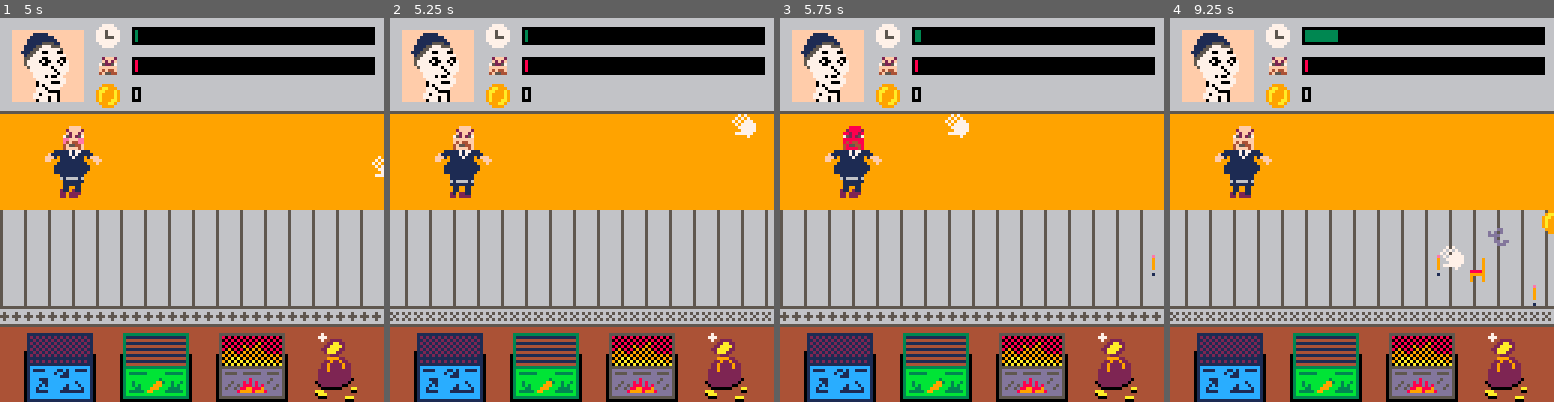
Above: before the commit, frames 1-4 (left to right).
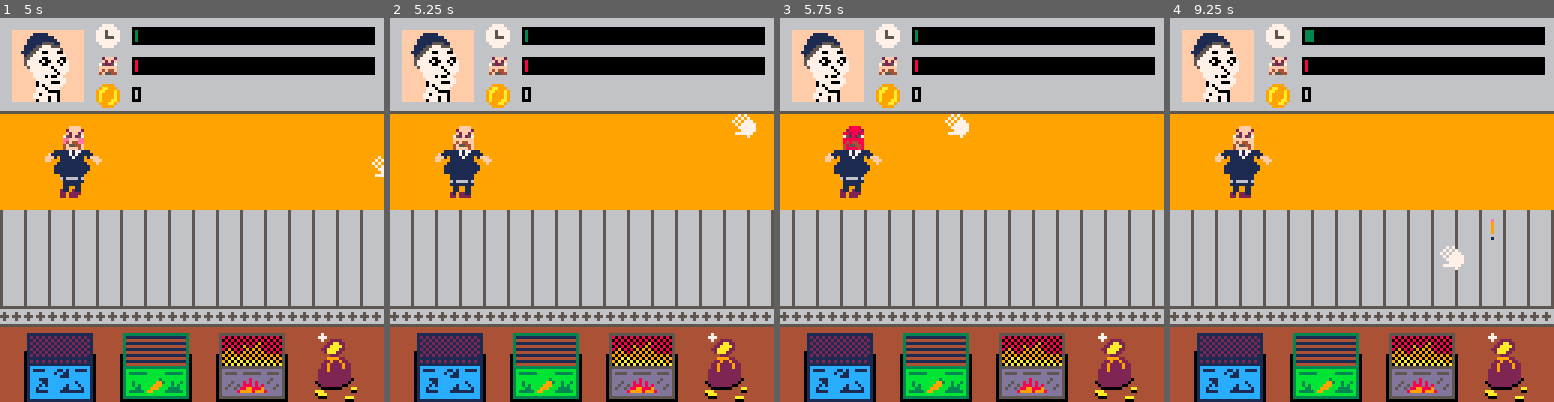
Above: after the commit, the same moments.

Repository: thorny-thorny/parbage
Game: PICO-8 cartridge lej20.p8
The game is run twice, just before and just after one commit, with the same random seed, the same clock (stepped at 60 frames per second) and the same inputs.
Inputs:
- Up to frame 1 (5 s): tap O (Z key) at 0.7, 1.7, 2.1, 2.5, 2.9, 3.3, 3.7, 4.1, 4.5, 4.9 s; hold Right 1.6-2.1 s; hold Up 2.15-2.42 s; hold Right 2.47-3.03 s; hold Left 3.08-3.58 s; hold Down 3.63-3.97 s; hold Right 4.02-4.68 s; hold Up from 4.73 s (still down)
- Up to frame 2 (5.25 s): release Up at 5.03 s; hold Left from 5.08 s (still down)
- Up to frame 3 (5.75 s): tap O (Z key) at 5.3, 5.7 s; release Left at 5.68 s; hold Down from 5.73 s (still down)
- Up to frame 4 (9.25 s): release Down at 6.03 s; hold Right 6.08-6.58 s; tap O (Z key) every 0.4 s from 6.1 to 8.9 s; hold Right 6.63-7.13 s; hold Up 7.18-7.45 s; hold Right 7.5-8.07 s; hold Left 8.12-8.62 s; hold Down 8.67-9 s; hold Right from 9.05 s (still down)

Frame 1 is identical in both runs. In frame 2, 7.8% of the frame differs, in the area x 0-100%, y 50-79%; in frame 3, 6.3%; in frame 4, 8.3%, in the area x 0-100%, y 3-79%.

Commit message:
Balancing

Diff:
--- a/belt.lua
+++ b/belt.lua
@@ -6,7 +6,13 @@
     gears_animation = animation_create(0, 2, duration * 2),
     draw = belt_draw,
     update = belt_update,
+    set_duration = belt_set_duration,
   }
+end
+
+function belt_set_duration(self, duration)
+  self.belt_animation = animation_create(0, 8, duration)
+  self.gears_animation = animation_create(0, 2, duration * 2)
 end
 
 function belt_draw(self)
--- a/conveyer.lua
+++ b/conveyer.lua
@@ -12,7 +12,15 @@
     belt = belt_create(y, height, cycle_duration),
     update = conveyer_update,
     draw = conveyer_draw,
+    set_speed = conveyer_set_speed,
   }
+end
+
+function conveyer_set_speed(self, speed)
+  local cycle_duration = flr(10 / speed)
+  self.speed = speed
+  self.move_duration = cycle_duration
+  self.belt:set_duration(cycle_duration)
 end
 
 function conveyer_draw(self)
@@ -32,7 +40,7 @@
     end
 
     local garbage = set[flr(1 + rnd(#set))]
-    local item = garbage_item_create(garbage, 128 + garbage.width * 4, self.y * 8 + flr(rnd((self.height + 1 - garbage.height) * 8)))
+    local item = garbage_item_create(garbage, 128 + garbage.width * 4, self.y * 8 + 4 + flr(rnd((self.height - garbage.height) * 8)))
     add(self.items, item)
     self.next_spawn = 1 + flr(rnd(self.delay))
   else
--- a/game_scene.lua
+++ b/game_scene.lua
@@ -59,6 +59,7 @@
 
 local boss_got_treasure_texts = {
   { "nice!" },
+  { "wink wink" },
   { "i like this", "*" },
   { "do you have", "some more?" },
 }
@@ -69,15 +70,22 @@
     ending_texts = {},
     ending_texts_left = 0,
     shift_time = 0,
-    shift_total = 1000,
+    shift_total = 4600,
     boss_level = 0,
-    boss_max = 100,
+    boss_max = 1000,
     boss_note = nil,
     boss_note_left = 0,
     ending_is_good = false,
     env = env_create(),
     boss = boss_create(20, 36),
-    conveyer = conveyer_create(8, 4, 3, 50, 10),
+    conveyer = conveyer_create(8, 4, 2, 200, 10),
+    conveyer_upgrades = {
+      { time = 500, speed = 3, delay = 150 },
+      { time = 1000, speed = 4, delay = 100 },
+      { time = 2000, speed = 5, delay = 50 },
+      { time = 3000, speed = 10, delay = 20 },
+      { time = 4000, speed = 10, delay = 10 },
+    },
     hand = hand_create(),
     overlay = overlay_create(),
     update = game_scene_update,
@@ -100,7 +108,17 @@
 
 function game_scene_update(self)
   if self.intro_texts_left == 0 and self.ending_texts_left == 0 then
+    local prev_time = self.shift_time
     self.shift_time += 1
+
+    for i = 1, #self.conveyer_upgrades do
+      local upgrade = self.conveyer_upgrades[i]
+      if prev_time < upgrade.time and self.shift_time >= upgrade.time then
+        self.conveyer:set_speed(upgrade.speed)
+        self.conveyer.delay = upgrade.delay
+      end
+    end
+
     if self.shift_time >= self.shift_total then
       self.ending_texts = boss_good_ending_texts
       self.ending_texts_left = #boss_good_ending_texts
@@ -128,7 +146,7 @@
   local treasures = env_info.treasures
 
   if #fallen_items > 0 then
-    -- self.boss_level += #fallen_items * 10
+    self.boss_level += #fallen_items * 5
     self.boss_note = strs_replace(boss_litter_texts[flr(1 + rnd(#boss_litter_texts))], "*", fallen_items[1].garbage.name)
     self.boss_note_left = 50
     play_sound(sounds.item_fall)
@@ -157,7 +175,7 @@
       end
 
       if item_type == garbage_flags.treasure and disposed_item.bin_type == garbage_flags.boss then
-        self.boss_level = max(0, flr(self.boss_level - self.boss_max / 3))
+        self.boss_level = max(0, flr(self.boss_level - 40))
         play_sound(sounds.bribed_boss)
       else
         self.boss_level += 20
